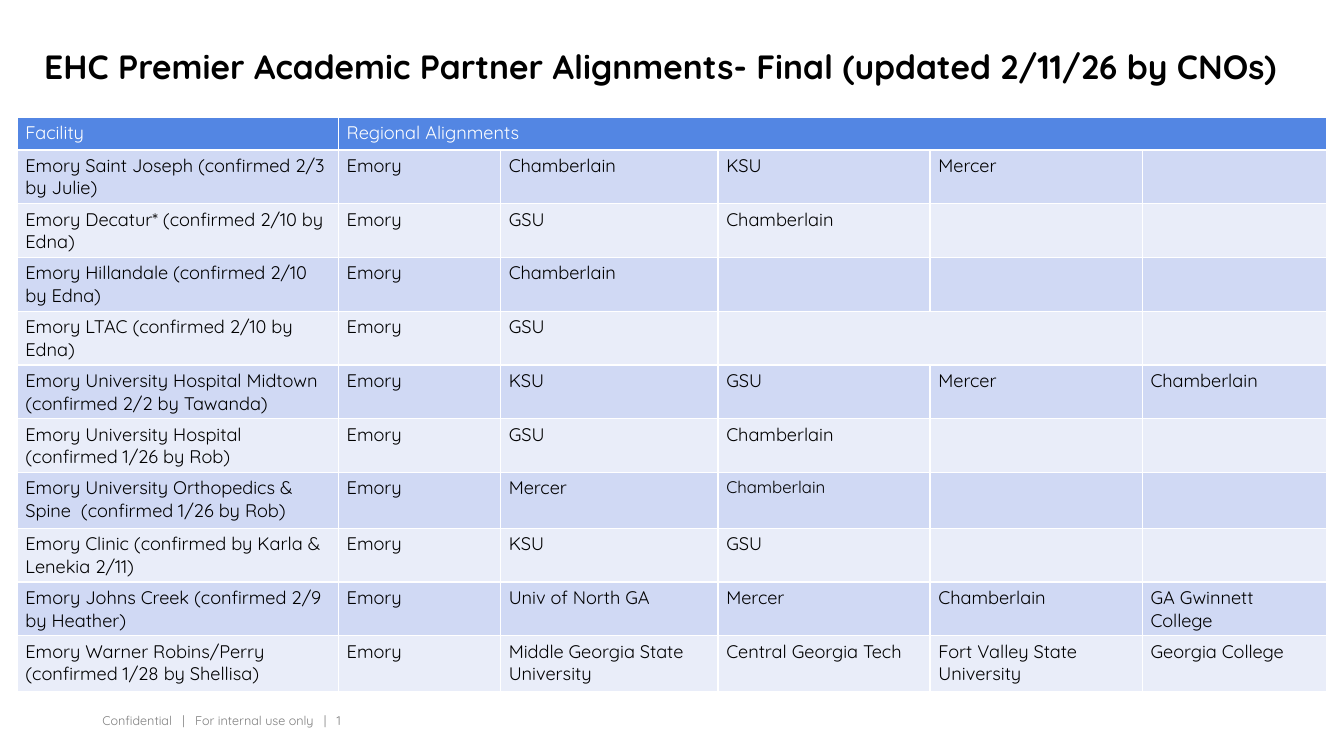
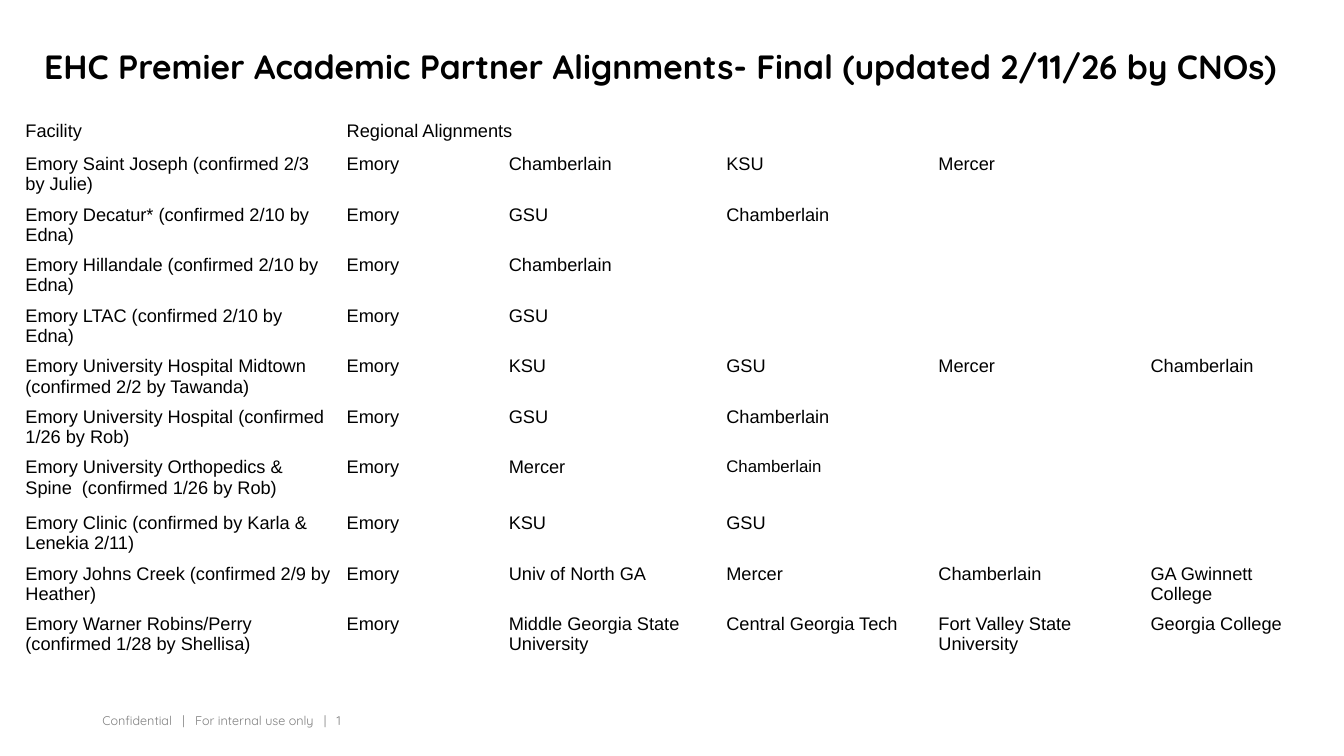
Before and after one commit to ksduong/ADL_Group14, a slide deck: slide 1 of Reference/EHC Nursing Academic Partner Alignments- Final (updated.pptx. Drawn at 1344x756 pixels with LibreOffice and Linux fonts; fonts in the diff are those of the drawing; background and template pictures are left out. Boxes give left, top, right and bottom in pixels: in the first picture for what was removed or moved away, otherwise in the second. Text is boxed around its words. In the diff, an @@ line names an element or a change of style, - is before the commit and + after.

```diff
--- a/Reference/EHC Nursing Academic Partner Alignments- Final (updated.pptx
+++ b/Reference/EHC Nursing Academic Partner Alignments- Final (updated.pptx
@@ table at [17, 117, 1327, 658] @@
@@ fill #5386E3 to none in 2 cells @@
@@ fill #D1D9F4 to none in 24 cells @@
@@ fill #E9EDFA to none in 22 cells @@
@@ font Quicksand to Arial @@
@@ text colour #FFFFFF to #000000 in "Facility", "Regional Alignments" @@
@@ borders changed @@
```
Also in this commit, not shown: 1 other slide changed, 3 other files.
